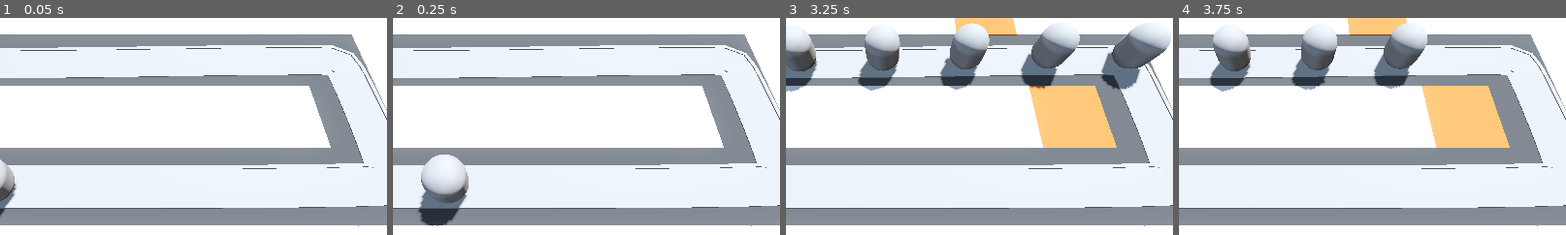
Above: before the commit, frames 1-4 (left to right).
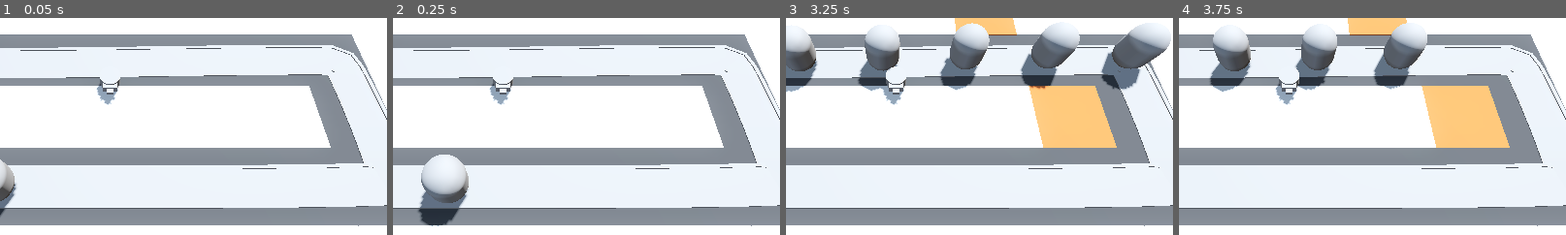
Above: after the commit, the same moments.

Repository: ivdobry/barbarianTD
Game: Godot game, scene res://scenes/base_level.tscn
The game is run twice, just before and just after one commit, with the same random seed, the same clock (stepped at 60 frames per second) and the same inputs.
Inputs (mouse positions are % of the whole screen's width and height, from its top left):
- Up to frame 1 (0.05 s): no input
- Up to frame 2 (0.25 s): no input
- Up to frame 3 (3.25 s): move the mouse to (72, 45) at 0.52 s; press the mouse at (72, 45) at 0.53 s; move the mouse to (30, 55) at 1.27 s; release the mouse at (30, 55) at 1.28 s; click (30, 55) at 1.35 s; move the mouse to (60, 28) at 2.02 s; press the mouse at (60, 28) at 2.03 s; move the mouse to (45, 70) at 2.77 s; release the mouse at (45, 70) at 2.78 s; click (45, 70) at 2.85 s
- Up to frame 4 (3.75 s): move the mouse to (80, 65) at 3.52 s; press the mouse at (80, 65) at 3.53 s
The pictures show only the part of the screen within x 36-86%, y 25-75%; the shares and areas given below are measured in that part.

The runs differ from the first frame. In frame 1, 0.5% of the frame differs, in the area x 24-32%, y 27-41%; in frame 2, 0.5%; in frame 3, 0.6%, in the area x 24-32%, y 22-41%; in frame 4, 0.5%.

Commit message:
Create turret and turret manager.

Diff:
--- a/scenes/base_level.tscn
+++ b/scenes/base_level.tscn
@@ -1,9 +1,11 @@
-[gd_scene load_steps=10 format=3 uid="uid://c06t4jyybkkae"]
+[gd_scene load_steps=12 format=3 uid="uid://c06t4jyybkkae"]
 
 [ext_resource type="MeshLibrary" uid="uid://b5vdn7cnsmxfj" path="res://mesh library/SpaceLibrary.tres" id="1_6tisa"]
 [ext_resource type="PackedScene" uid="uid://7bcpu5hp5ibu" path="res://scenes/camera/ray_picker_camera.tscn" id="1_oox4p"]
 [ext_resource type="PackedScene" uid="uid://dy8v6xnkbj4vx" path="res://scenes/enemy/enemy.tscn" id="2_dbkse"]
 [ext_resource type="PackedScene" uid="uid://cg0un1v8vp4ep" path="res://scenes/base/base.tscn" id="3_0n1tn"]
+[ext_resource type="Script" uid="uid://cjjygukrxx8e3" path="res://scenes/turret_manager.gd" id="5_k2uud"]
+[ext_resource type="PackedScene" uid="uid://sgdja3wa56la" path="res://scenes/turret/turret.tscn" id="6_3aqo6"]
 
 [sub_resource type="ProceduralSkyMaterial" id="ProceduralSkyMaterial_rlb1v"]
 sky_horizon_color = Color(0.66224277, 0.6717428, 0.6867428, 1)
@@ -103,7 +105,7 @@
 transform = Transform3D(-0.0069602854, 0.0020775187, -0.99996036, -2.3282752e-10, 0.99998546, 0.0020775672, 0.9999623, 1.4460902e-05, -0.006960272, -26.405573, 0, 6.0292697)
 
 [node name="Enemy2" parent="Path3D" instance=ExtResource("2_dbkse")]
-transform = Transform3D(-0.0055262498, 0.0017830278, -0.99996936, -2.7713459e-06, 0.9999855, 0.0017830688, 0.9999712, 1.2625127e-05, -0.005526235, -21.405851, -0.009489734, 6.059698)
+transform = Transform3D(-0.0055262498, 0.0017830273, -0.9999691, -2.7713459e-06, 0.9999853, 0.0017830683, 0.9999712, 1.2625124e-05, -0.0055262335, -21.405851, -0.009489734, 6.059698)
 progress = 5.0
 
 [node name="Enemy3" parent="Path3D" instance=ExtResource("2_dbkse")]
@@ -115,8 +117,12 @@
 progress = 15.0
 
 [node name="Enemy5" parent="Path3D" instance=ExtResource("2_dbkse")]
-transform = Transform3D(-0.001969599, 0.0010527103, -0.9999842, -7.815957e-06, 0.99998707, 0.0010527269, 0.999984, 9.889431e-06, -0.001969591, -6.40581, -0.0312357, 6.1182404)
+transform = Transform3D(-0.0019695982, 0.0010527103, -0.9999842, -7.8159555e-06, 0.99998707, 0.0010527269, 0.9999838, 9.889431e-06, -0.001969591, -6.40581, -0.0312357, 6.1182404)
 progress = 20.0
 
 [node name="Base" parent="." instance=ExtResource("3_0n1tn")]
 transform = Transform3D(1, 0, 0, 0, 1, 0, 0, 0, 1, -10, 0, -6)
+
+[node name="TurretManager" type="Node3D" parent="."]
+script = ExtResource("5_k2uud")
+turret = ExtResource("6_3aqo6")
--- /dev/null
+++ b/scenes/turret/turret.tscn
@@ -0,0 +1,34 @@
+[gd_scene load_steps=5 format=3 uid="uid://sgdja3wa56la"]
+
+[sub_resource type="CylinderMesh" id="CylinderMesh_f8wgh"]
+height = 1.0
+
+[sub_resource type="CylinderMesh" id="CylinderMesh_i6dxt"]
+top_radius = 0.6
+bottom_radius = 0.6
+height = 0.6
+
+[sub_resource type="BoxMesh" id="BoxMesh_f8wgh"]
+size = Vector3(0.8, 0.4, 0.4)
+
+[sub_resource type="BoxMesh" id="BoxMesh_i6dxt"]
+size = Vector3(0.4, 0.2, 0.5)
+
+[node name="Turret" type="Node3D"]
+
+[node name="TurretBase" type="MeshInstance3D" parent="."]
+transform = Transform3D(1, 0, 0, 0, 1, 0, 0, 0, 1, 0, 0.5, 0)
+mesh = SubResource("CylinderMesh_f8wgh")
+
+[node name="TurretTop" type="MeshInstance3D" parent="TurretBase"]
+transform = Transform3D(1, 0, 0, 0, 1, 0, 0, 0, 1, 0, 0.3, 0)
+mesh = SubResource("CylinderMesh_i6dxt")
+skeleton = NodePath("../..")
+
+[node name="Visor" type="MeshInstance3D" parent="TurretBase/TurretTop"]
+transform = Transform3D(1, 0, 0, 0, 1, 0, 0, 0, 1, 0, 0, 0.5714745)
+mesh = SubResource("BoxMesh_f8wgh")
+
+[node name="Barrel" type="MeshInstance3D" parent="TurretBase/TurretTop/Visor"]
+transform = Transform3D(1, 0, 0, 0, 1, 0, 0, 0, 1, 0, 0, 0.2165209)
+mesh = SubResource("BoxMesh_i6dxt")
--- /dev/null
+++ b/scenes/turret_manager.gd
@@ -0,0 +1,8 @@
+extends Node3D
+
+@export var turret: PackedScene
+
+# Called when the node enters the scene tree for the first time.
+func _ready() -> void:
+	var new_turret = turret.instantiate()
+	add_child(new_turret)
Not shown, added: scenes/turret_manager.gd.uid
